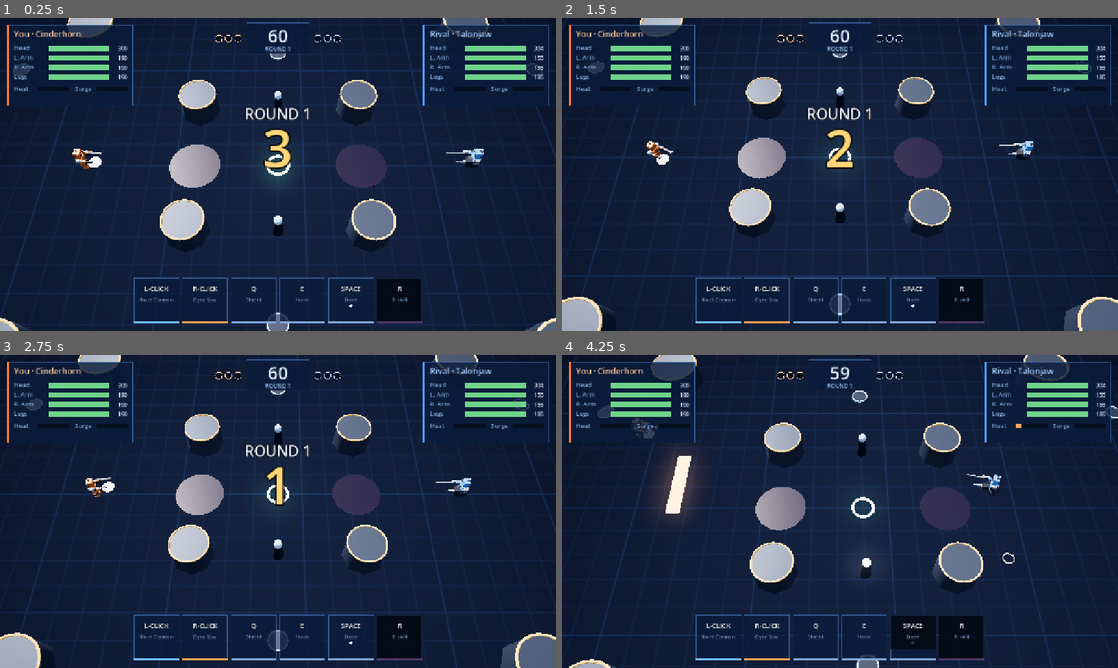
Above: before the commit, frames 1-4 (two rows, left to right).
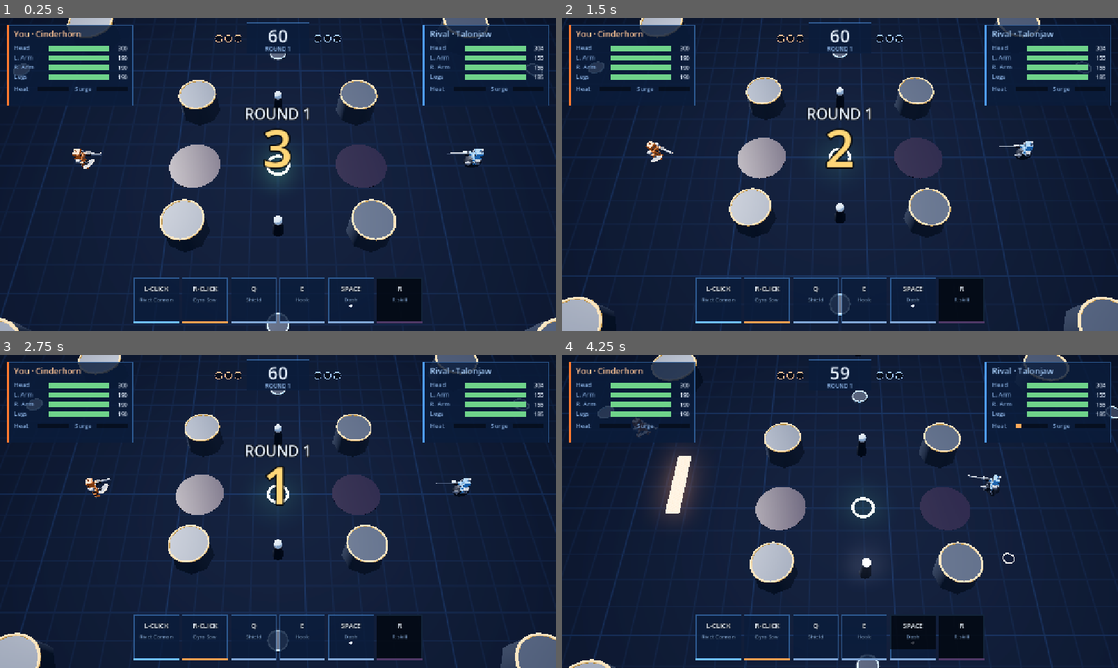
Above: after the commit, the same moments.

Repository: Vegm92/mech-duel
Game: Godot game, scene res://main.tscn
Same seed, same stepped clock (60 frames per second), same inputs: the game is played once before the commit and once after it.
Inputs (mouse positions are in pixels of both pictures, inside the frame that each line leads up to):
- Up to frame 1 (0.25 s): no input
- Up to frame 2 (1.5 s): tap Enter at 0.5 s; move the mouse to (962, 158) at 0.52 s; hold D 0.53-1.28 s; tap Q at 0.6 s; click (962, 158) at 0.67 s; tap Space at 0.77 s; move the mouse to (728, 190) at 1.27 s; hold S from 1.28 s (still down); tap E at 1.35 s
- Up to frame 3 (2.75 s): tap Space at 1.52 s; move the mouse to (333, 442) at 2.02 s; release S at 2.03 s; hold D from 2.03 s (still down); tap R at 2.1 s
- Up to frame 4 (4.25 s): move the mouse to (812, 574) at 2.77 s; release D at 2.78 s; hold W 2.78-3.53 s; tap Enter at 2.85 s; click (812, 574) at 2.92 s; tap Space at 3.02, 3.77 s; move the mouse to (1006, 558) at 3.52 s; hold A from 3.53 s (still down); tap Keypad Enter at 3.6 s

The runs differ from the first frame. In frame 1, 0.2% of the frame differs, in the area x 14-86%, y 42-49%; in frame 2, 0.2%; in frame 3, 0.2%; in frame 4, 0.2%.

Commit message:
feat(godot): braced arms that bend at the elbow
Victor asked for arms that look ready to take a gun's recoil instead of
stretched out in front. The light body's arm is now two parts in
art/light.blend (UpperArm_L/R pivoting at the shoulder, Forearm_L/R at
the elbow, fist included), re-exported to light.glb. build() tilts the
upper arm 0.2 rad forward and holds the forearm level (ARM_UP, ELBOW,
FIST in mech.gd), weapon in the fist. Melee weapons sit in a raised,
outward guard instead of pointing straight ahead.

Design: COMBAT_DESIGN.md (no rule changes)

Co-Authored-By: Claude Opus 5.5 <noreply@anthropic.com>

Diff:
--- a/godot/src/mech.gd
+++ b/godot/src/mech.gd
@@ -15,6 +15,9 @@
 
 const TO_X := Vector3(0, 0, -PI / 2)
 const TO_Z := Vector3(PI / 2, 0, 0)
+const ARM_UP := 0.2
+const ELBOW := Vector3(0.048, -0.235, 0)
+const FIST := Vector3(0.438, -0.235, 0)
 
 var team := 0
 var body_mat: StandardMaterial3D
@@ -263,9 +266,15 @@
 		var p := Node3D.new()
 		p.position = Vector3(0, 1.32, side * 0.41)
 		torso.add_child(p)
-		add_part(p, "Arm_L" if hand == "left" else "Arm_R", parts).rotation.z = 1.4
+		var s := "_L" if hand == "left" else "_R"
+		add_part(p, "UpperArm" + s, parts).rotation.z = ARM_UP
+		var fore := add_part(p, "Forearm" + s, parts)
+		fore.position = ELBOW
+		fore.rotation.z = PI / 2
 		var w := weapon_node(lo[hand], t)
-		w.position = Vector3(0.5, -0.1, 0)
+		w.position = FIST
+		if Sim.WEAPONS[lo[hand]].kind == "melee":
+			w.rotation = Vector3(0, -side * 0.5, 0.6)
 		p.add_child(w)
 		for c in w.get_children():
 			if c.has_meta("spin"):
Binary file changed: godot/assets/models/light.glb
Not shown, changed: art/light.blend
